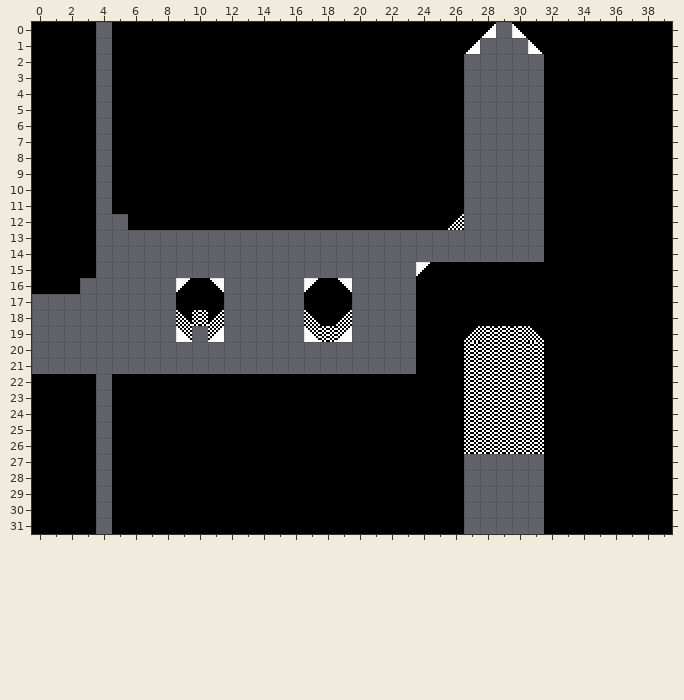
One commit to this Tiled map: projects/project3Y/assets/maps/map8.tmx. This is how it looked before the edit.
Cells are 16x16 px. Shown: x 0..39, y 0..31.
After the commit:
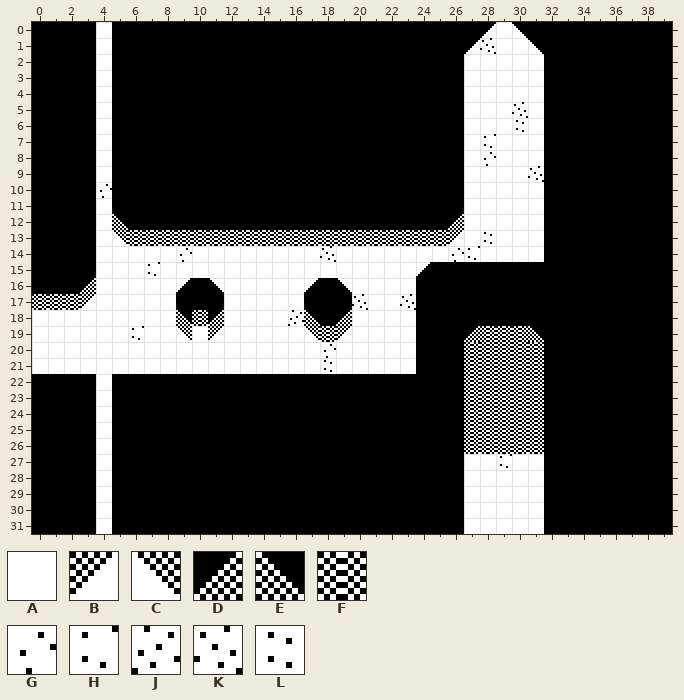
Key: from "map_tileset": A 0, B 7, C 8, D 15, E 16, F 21, G 135, H 136, J 137, K 138, L 139.
_ is an empty cell.
Tiles of an added or newly shown layer are drawn over the layers below it.
The edit:
{"where": "layer \"background\" (now shown)"}
{"y":0,"x":4,"old":"_","new":"A"}
{"y":0,"x":29,"old":"_","new":"A"}
{"y":1,"x":4,"old":"_","new":"A"}
{"y":1,"x":28,"old":"___","new":"KAA"}
{"y":2,"x":4,"old":"_","new":"A"}
{"y":2,"x":27,"old":"_____","new":"AAAAA"}
{"y":3,"x":4,"old":"_","new":"A"}
{"y":3,"x":27,"old":"_____","new":"AAAAA"}
{"y":4,"x":4,"old":"_","new":"A"}
{"y":4,"x":27,"old":"_____","new":"AAAAA"}
{"y":5,"x":4,"old":"_","new":"A"}
{"y":5,"x":27,"old":"_____","new":"AAAKA"}
{"y":6,"x":4,"old":"_","new":"A"}
{"y":6,"x":27,"old":"_____","new":"AAALA"}
{"y":7,"x":4,"old":"_","new":"A"}
{"y":7,"x":27,"old":"_____","new":"AHAAA"}
{"y":8,"x":4,"old":"_","new":"A"}
{"y":8,"x":27,"old":"_____","new":"AGAAA"}
{"y":9,"x":4,"old":"_","new":"A"}
{"y":9,"x":27,"old":"_____","new":"AAAAK"}
{"y":10,"x":4,"old":"_","new":"G"}
{"y":10,"x":27,"old":"_____","new":"AAAAA"}
{"y":11,"x":4,"old":"_","new":"A"}
{"y":11,"x":27,"old":"_____","new":"AAAAA"}
{"y":12,"x":4,"old":"__","new":"AE"}
{"y":12,"x":27,"old":"_____","new":"AAAAA"}
{"y":13,"x":4,"old":"____________________________","new":"ACFFFFFFFFFFFFFFFFFFFFBALAAA"}
{"y":14,"x":4,"old":"____________________________","new":"AAAAAGAAAAAAAAKAAAAAAAGHAAAA"}
{"y":15,"x":4,"old":"____________________","new":"AAAHAAAAAAAAAAAAAAAA"}
{"y":16,"x":3,"old":"______","new":"DAAAAA"}
{"y":16,"x":12,"old":"_____","new":"AAAAA"}
{"y":16,"x":20,"old":"____","new":"AAAA"}
{"y":17,"x":0,"old":"_________","new":"FFFBAAAAA"}
{"y":17,"x":12,"old":"_____","new":"AAAAA"}
{"y":17,"x":20,"old":"____","new":"KAAK"}
{"y":18,"x":0,"old":"_________","new":"AAAAAAAAA"}
{"y":18,"x":12,"old":"_____","new":"AAAAJ"}
{"y":18,"x":20,"old":"____","new":"AAAA"}
{"y":19,"x":0,"old":"_________","new":"AAAAAAHAA"}
{"y":19,"x":10,"old":"_","new":"A"}
{"y":19,"x":12,"old":"_____","new":"AAAAA"}
{"y":19,"x":20,"old":"____","new":"AAAA"}
{"y":20,"x":0,"old":"________________________","new":"AAAAAAAAAAAAAAAAAAGAAAAA"}
{"y":21,"x":0,"old":"________________________","new":"AAAAAAAAAAAAAAAAAALAAAAA"}
{"y":22,"x":4,"old":"_","new":"A"}
{"y":23,"x":4,"old":"_","new":"A"}
{"y":24,"x":4,"old":"_","new":"A"}
{"y":25,"x":4,"old":"_","new":"A"}
{"y":26,"x":4,"old":"_","new":"A"}
{"y":27,"x":4,"old":"_","new":"A"}
{"y":27,"x":27,"old":"_____","new":"AAHAA"}
{"y":28,"x":4,"old":"_","new":"A"}
{"y":28,"x":27,"old":"_____","new":"AAAAA"}
{"y":29,"x":4,"old":"_","new":"A"}
{"y":29,"x":27,"old":"_____","new":"AAAAA"}
{"y":30,"x":4,"old":"_","new":"A"}
{"y":30,"x":27,"old":"_____","new":"AAAAA"}
{"y":31,"x":4,"old":"_","new":"A"}
{"y":31,"x":27,"old":"_____","new":"AAAAA"}
